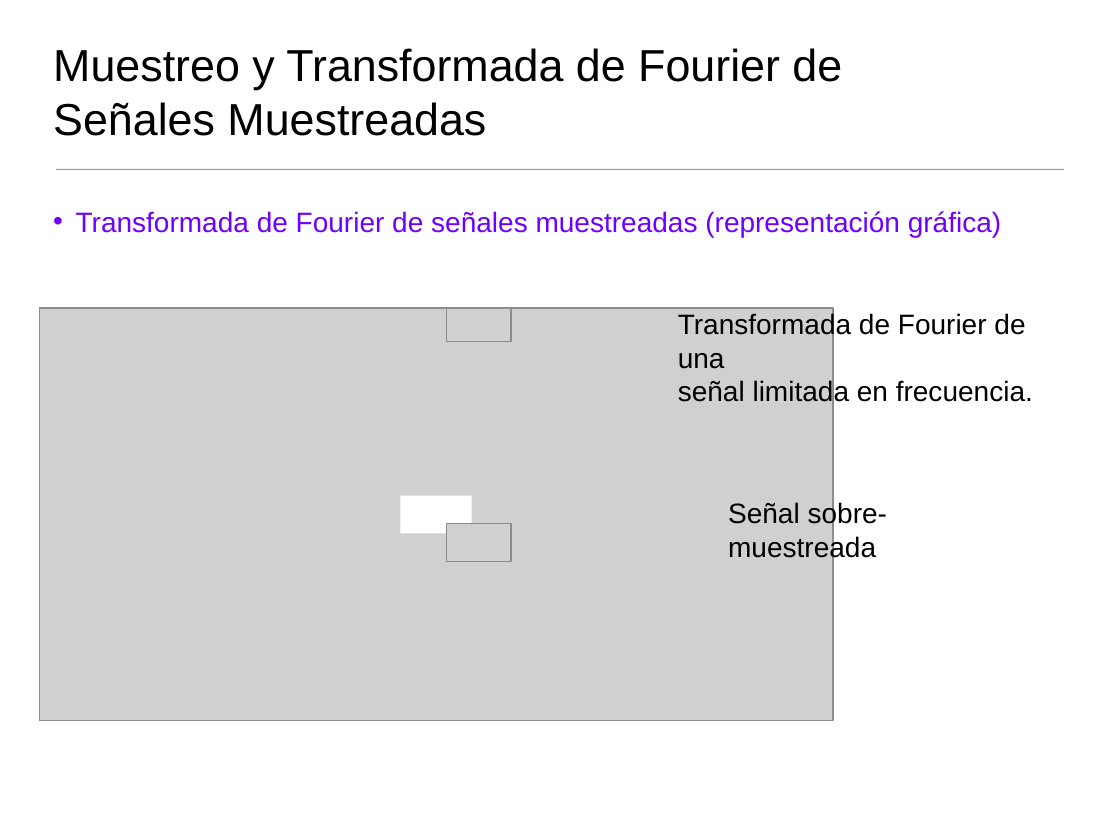
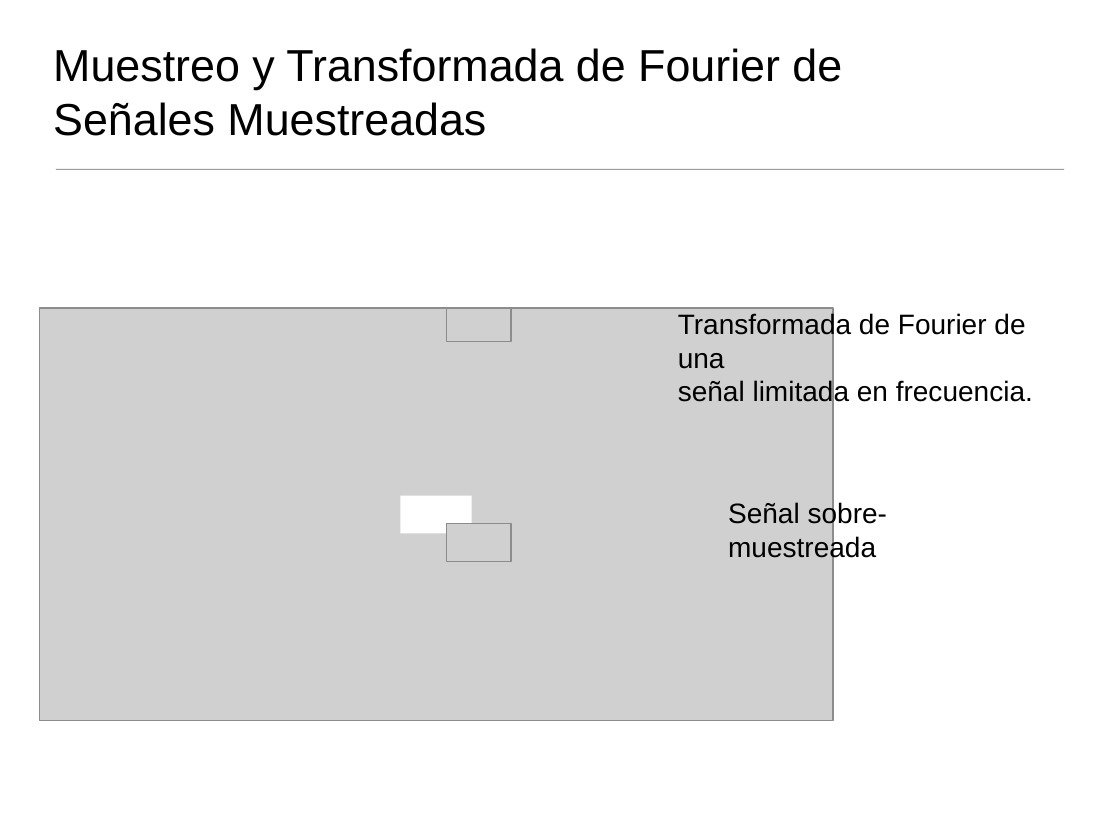
Before and after one commit to domingomery/imagenes, a slide deck: slide 27 of clases/Cap04_Sistemas_Lineales/presentations/IMG04_Fourier1D_Teoria.pptx (slide 32 before the commit). Drawn at 1120x840 pixels with LibreOffice and Linux fonts; fonts in the diff are those of the drawing; grey boxes stand for pictures; background and template pictures are left out. Boxes give left, top, right and bottom in pixels: in the first picture for what was removed or moved away, otherwise in the second. Text is boxed around its words. In the diff, an @@ line names an element or a change of style, - is before the commit and + after.

```diff
--- a/clases/Cap04_Sistemas_Lineales/presentations/IMG04_Fourier1D_Teoria.pptx
+++ b/clases/Cap04_Sistemas_Lineales/presentations/IMG04_Fourier1D_Teoria.pptx
@@ text removed at bbox=[76, 211, 1001, 237] @@
-• Transformada de Fourier de señales muestreadas (representación gráfica)
```
Also in this commit, not shown: 23 other slides changed, 9 slides added, 20 slides removed, 14 other files.
